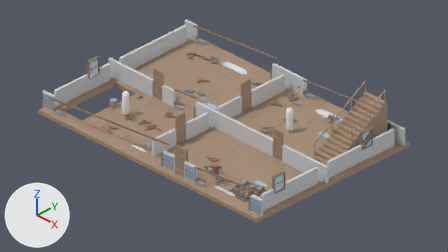
An edit to the Blender file assets_src/models/ranch_a/house.blend, drawn before and after from the same camera.
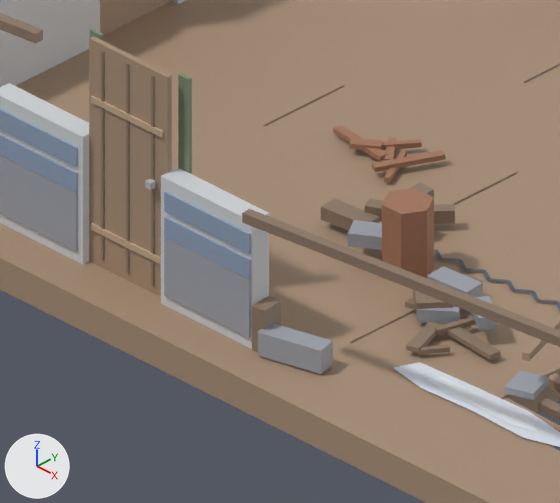
The first picture shows the older version from the file's camera 'Camera'. The close-ups show the older and then the newer version on the part from 37% to 52% of the width and 56% to 81% of the height of that picture. Only the edits that show in the close-ups are written down. Every picture has the same lights, and +X, +Y and +Z are marked at lower left.

Objects in the first close-up: 'DRESS_F1_empty_fuel_can', 'DRESS_F1_fractured_wall_edges', 'DRESS_F1_shovel', 'DRESS_F1_windblown_snow', 'F1_door_12_13', 'F1_door_9_10', 'F1_floor', 'F1_generator', 'F1_rubble_03', 'F1_rubble_06', 'F1_toolrack', 'F1_wall_low' and 4 more.
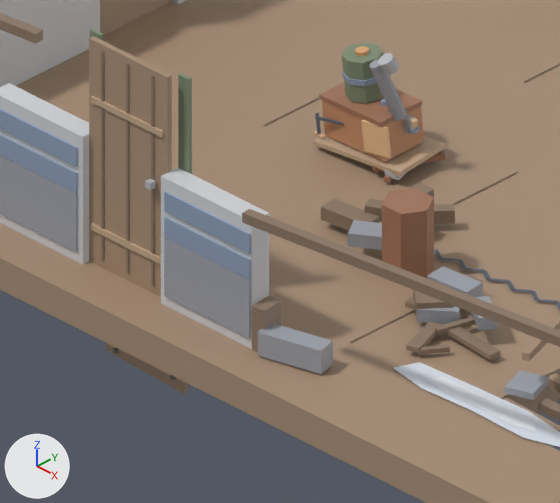
Location of each change, (x1, y1, x2, y2) in pixels of the close-ups (560 x 503 px):
'F1_generator_fixed', added: after (313, 43, 446, 180)
'B1_window_board_12_13', added: after (105, 343, 188, 394)
    faces in mat_wood_2 (beige #a98f77): (105, 343, 188, 394)
'F1_generator', unchanged, covered by the edit: before (333, 125, 446, 182); after (372, 151, 446, 182)

Edits to the bpy script that builds the scene:
```text
Add me_f1_generator_fixed:
    me_f1_generator_fixed.from_pydata(...)  # 216 vertices, 152 faces; spans x 12.002..13.005, y -10.949..-10.339, z 0.0..1.143
    me_f1_generator_fixed.materials.append(mat_wood_3)  # beige #c3a88c
    me_f1_generator_fixed.materials.append(mat_wood_1)  # brown #8d7866
    me_f1_generator_fixed.materials.append(mat_concrete_3)  # light grey #b8bcc2
    me_f1_generator_fixed.materials.append(mat_wood_2)  # beige #a98f77
    me_f1_generator_fixed.materials.append(mat_concrete_2)  # grey #9da1aa
    me_f1_generator_fixed.materials.append(mat_rust_2)  # orange #c28e69
    me_f1_generator_fixed.materials.append(mat_rust_1)  # brown #a4765d
    me_f1_generator_fixed.materials.append(mat_rust_4)  # beige #ecc294
    me_f1_generator_fixed.materials.append(mat_cloth_b_1)  # greyish green #7e8d73
    me_f1_generator_fixed.materials.append(mat_cloth_a_2)  # greyish blue #8e9fb8
    me_f1_generator_fixed.materials.append(mat_rust_3)  # beige #dba774
    me_f1_generator_fixed.materials.append(mat_wood_4)  # beige #dac2a4
    me_f1_generator_fixed.materials.append(mat_outline_1)  # greyish blue #5c6271
    me_f1_generator_fixed.materials.append(mat_cloth_a_1)  # greyish blue #76859c
Add me_b1_window_board_12_13:
    me_b1_window_board_12_13.from_pydata(...)  # 80 vertices, 60 faces; spans x 11.96..13.0, y -13.37..-13.278, z -0.947..-0.347
    # faces by material slot: [6, 36, 6, 6, 6]
    me_b1_window_board_12_13.materials.append(mat_wood_2)  # beige #a98f77
    me_b1_window_board_12_13.materials.append(mat_outline_1)  # greyish blue #5c6271
    me_b1_window_board_12_13.materials.append(mat_wood_1)  # brown #8d7866
    me_b1_window_board_12_13.materials.append(mat_wood_3)  # beige #c3a88c
    me_b1_window_board_12_13.materials.append(mat_wood_4)  # beige #dac2a4
Add ob_f1_generator_fixed:
    ob_f1_generator_fixed = bpy.data.objects.new('F1_generator_fixed', me_f1_generator_fixed)
    ob_f1_generator_fixed.location = (0.0, 0.0, 0.0)
Add ob_b1_window_board_12_13:
    ob_b1_window_board_12_13 = bpy.data.objects.new('B1_window_board_12_13', me_b1_window_board_12_13)
    ob_b1_window_board_12_13.location = (0.0, 0.0, 0.0)
```
